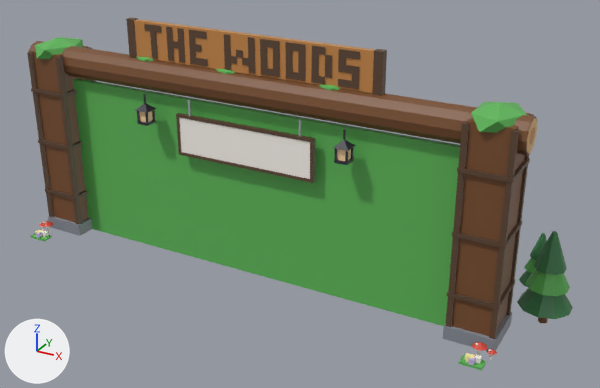
An edit to the FBX model assets/cat-cafe/exports/CatCafe_Woods_Gate.fbx, drawn before and after from the same camera.
One viewpoint serves both versions: a 50 mm camera at (0.278, -0.437, 0.286) aimed at (0.026, 0.022, 0.057). The lights are fixed; the arrows at lower left show +X, +Y and +Z. The older version comes first. Where no turn or scale is listed for an object, it has been applied to the vertices.

The first picture shows 'CatCafe_Woods_Gate', 'CatCafe_Woods_Gate_Bars', 'CatCafe_Woods_Gate_Flowers', 'CatCafe_Woods_Gate_SignBoard' and 1 more.
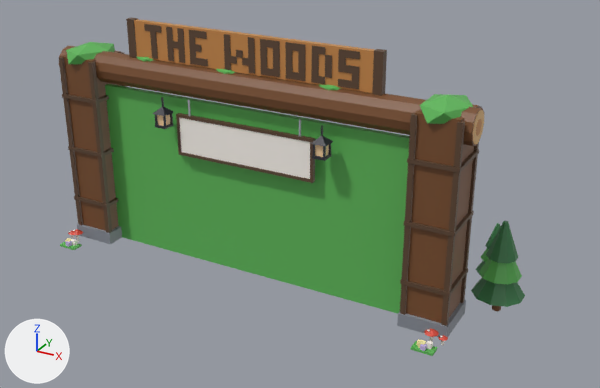
What changed in the scene script:
```text
Change me_catcafe_woods_gate_flowers:
    used by ob_catcafe_woods_gate_flowers; location = (0.0, 0.0, 0.0)
    remove me_catcafe_woods_gate_flowers.from_pydata(...)  # 80 vertices, 60 faces; spans x -0.177..0.177, y -0.036..-0.028, z 0.0..0.005
    add me_catcafe_woods_gate_flowers.from_pydata(...)  # 80 vertices, 60 faces; spans x -0.147..0.147, y -0.036..-0.028, z 0.0..0.005
    me_catcafe_woods_gate_flowers part 1: the loose piece of 8 vertices spanning x 0.163..0.177, y -0.036..-0.028, z 0.0..0.001 is moved by (-0.03, 0.0, 0.0)
    me_catcafe_woods_gate_flowers part 2: the loose piece of 8 vertices spanning x 0.167..0.171, y -0.034..-0.03, z 0.001..0.005 is moved by (-0.03, 0.0, 0.0)
    me_catcafe_woods_gate_flowers part 3: the loose piece of 8 vertices spanning x 0.171..0.175, y -0.032..-0.029, z 0.001..0.005 is moved by (-0.03, 0.0, 0.0)
    me_catcafe_woods_gate_flowers part 4: the loose piece of 8 vertices spanning x 0.169..0.172, y -0.036..-0.032, z 0.001..0.005 is moved by (-0.03, 0.0, 0.0)
    me_catcafe_woods_gate_flowers part 5: the loose piece of 8 vertices spanning x -0.177..-0.163, y -0.036..-0.028, z 0.0..0.002 is moved by (0.03, 0.0, 0.0)
    me_catcafe_woods_gate_flowers part 6: the loose piece of 8 vertices spanning x -0.169..-0.166, y -0.032..-0.029, z 0.002..0.005 is moved by (0.03, 0.0, 0.0)
    me_catcafe_woods_gate_flowers part 7: the loose piece of 8 vertices spanning x -0.172..-0.169, y -0.036..-0.032, z 0.002..0.005 is moved by (0.03, 0.0, 0.0)
    other edits to the shape of me_catcafe_woods_gate_flowers do not show in these pictures
Change me_catcafe_woods_gate:
    used by ob_catcafe_woods_gate; location = (0.0, 0.0, 0.0)
    remove me_catcafe_woods_gate.from_pydata(...)  # 1670 vertices, 1412 faces; spans x -0.211..0.211, y -0.027..0.08, z 0.0..0.169
    add me_catcafe_woods_gate.from_pydata(...)  # 1670 vertices, 1412 faces; spans x -0.181..0.181, y -0.027..0.08, z 0.0..0.169
    me_catcafe_woods_gate part 8: the loose piece of 5 vertices spanning x -0.08..-0.07, y -0.018..-0.007, z 0.112..0.116 is moved by (0.015, 0.0, 0.0)
    me_catcafe_woods_gate part 9: 925 vertices moved from x -0.211..0.211, y -0.027..0.08, z 0.0..0.149 to x -0.181..0.181, y -0.027..0.08, z 0.0..0.149
```

Boxes [x1, y1, x2, y2] around the edits, measured in the pictures (600 x 388 px; the box of a moved part takes in the faces that stretch with it):
'CatCafe_Woods_Gate', reshaped (15% narrower): before [27, 18, 573, 359]; after [59, 18, 525, 345]
'CatCafe_Woods_Gate_Flowers', reshaped (17% narrower, 16% shorter): before [31, 230, 486, 371]; after [60, 238, 437, 356]
part 1 of me_catcafe_woods_gate_flowers, moved or reshaped: before [459, 355, 486, 371]; after [411, 341, 437, 356]
part 2 of me_catcafe_woods_gate_flowers, moved or reshaped: before [466, 353, 475, 362]; after [418, 340, 426, 348]
part 3 of me_catcafe_woods_gate_flowers, moved or reshaped: before [474, 354, 482, 364]; after [426, 341, 433, 349]
part 4 of me_catcafe_woods_gate_flowers, moved or reshaped: before [468, 358, 475, 365]; after [420, 344, 427, 351]
part 5 of me_catcafe_woods_gate_flowers, moved or reshaped: before [31, 233, 52, 241]; after [60, 242, 82, 250]
part 6 of me_catcafe_woods_gate_flowers, moved or reshaped: before [41, 230, 48, 237]; after [71, 239, 78, 246]
part 7 of me_catcafe_woods_gate_flowers, moved or reshaped: before [36, 232, 42, 238]; after [65, 241, 72, 247]
part 8 of me_catcafe_woods_gate, moved or reshaped: before [135, 104, 156, 113]; after [153, 107, 173, 116]
part 9 of me_catcafe_woods_gate, moved or reshaped: before [27, 37, 573, 359]; after [59, 42, 525, 345]
